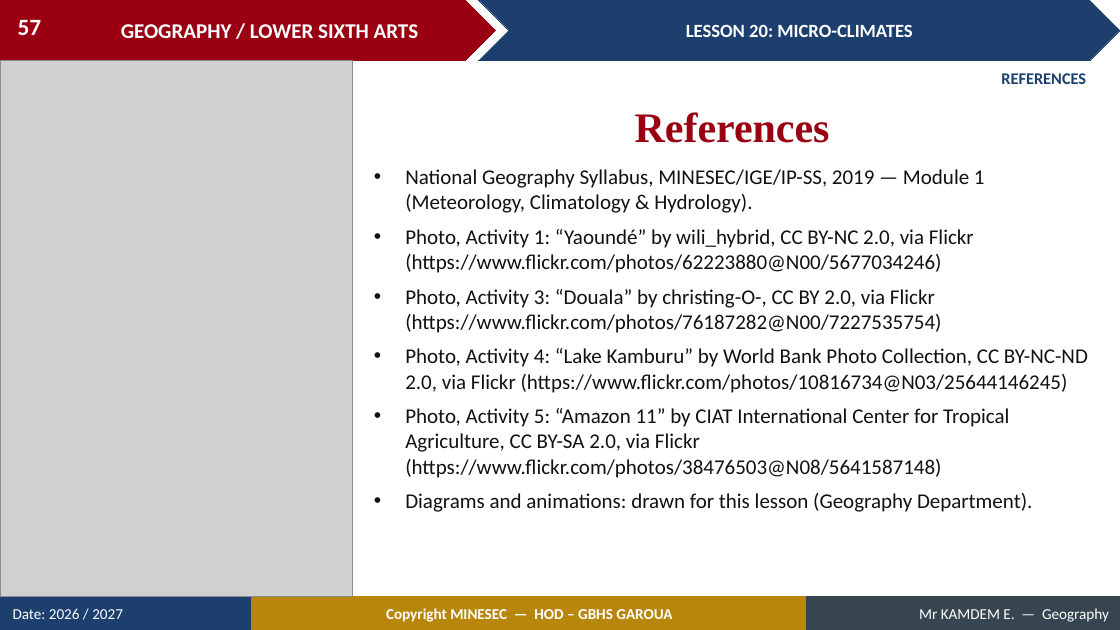
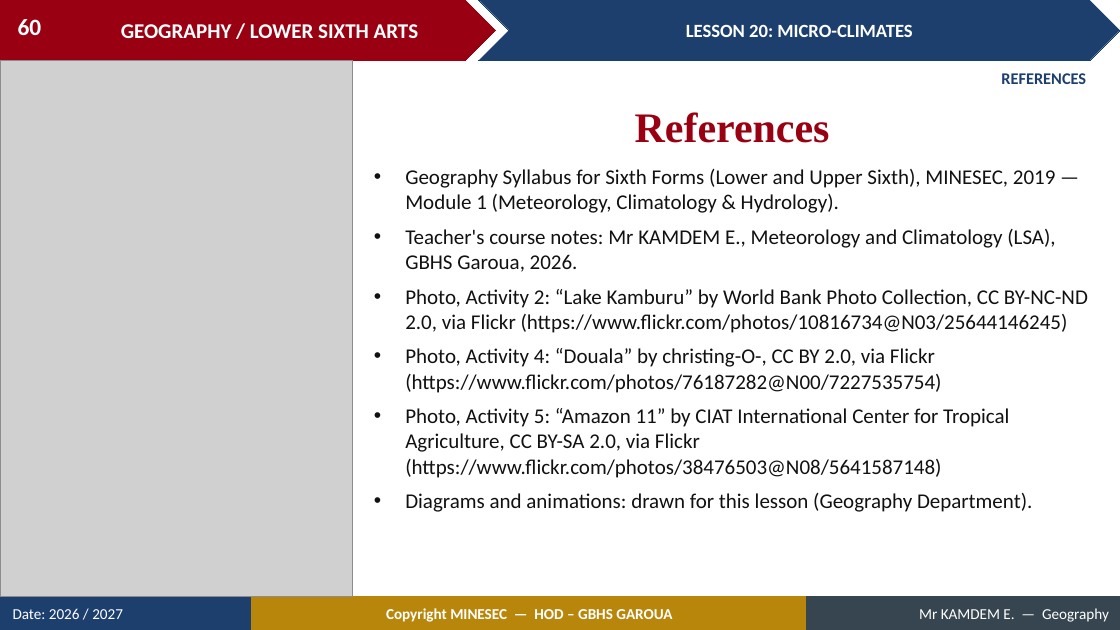
Before and after one commit to Berthautk/linea-github, a slide deck: slide 60 of lecons/LSA/Climatology/03_LSA_CLIM_L20_Micro_climates.pptx (slide 57 before the commit). Drawn at 1120x630 pixels with LibreOffice and Linux fonts; fonts in the diff are those of the drawing; grey boxes stand for pictures. Boxes give left, top, right and bottom in pixels: in the first picture for what was removed or moved away, otherwise in the second. Text is boxed around its words. In the diff, an @@ line names an element or a change of style, - is before the commit and + after.

```diff
--- a/lecons/LSA/Climatology/03_LSA_CLIM_L20_Micro_climates.pptx
+++ b/lecons/LSA/Climatology/03_LSA_CLIM_L20_Micro_climates.pptx
@@ page number at <box>18,19,42,35</box>: text changed @@
-57
+60
@@ text at <box>405,169,1088,393</box>: text changed @@
-• National Geography Syllabus, MINESEC/IGE/IP-SS, 2019 — Module 1 (Meteorology, Climatology & Hydrology).
-• Photo, Activity 1: “Yaoundé” by wili_hybrid, CC BY-NC 2.0, via Flickr (https://www.flickr.com/photos/62223880@N00/5677034246)
-• Photo, Activity 3: “Douala” by christing-O-, CC BY 2.0, via Flickr (https://www.flickr.com/photos/76187282@N00/7227535754)
-• Photo, Activity 4: “Lake Kamburu” by World Bank Photo Collection, CC BY-NC-ND 2.0, via Flickr (https://www.flickr.com/photos/10816734@N03/25644146245)
+• Geography Syllabus for Sixth Forms (Lower and Upper Sixth), MINESEC, 2019 — Module 1 (Meteorology, Climatology & Hydrology).
+• Teacher's course notes: Mr KAMDEM E., Meteorology and Climatology (LSA), GBHS Garoua, 2026.
+• Photo, Activity 2: “Lake Kamburu” by World Bank Photo Collection, CC BY-NC-ND 2.0, via Flickr (https://www.flickr.com/photos/10816734@N03/25644146245)
+• Photo, Activity 4: “Douala” by christing-O-, CC BY 2.0, via Flickr (https://www.flickr.com/photos/76187282@N00/7227535754)
```
Also in this commit, not shown: 35 other slides changed, 17 slides added, 14 slides removed, 21 other files.
